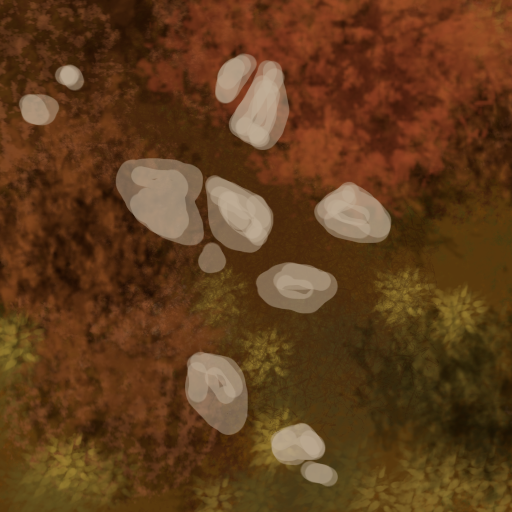
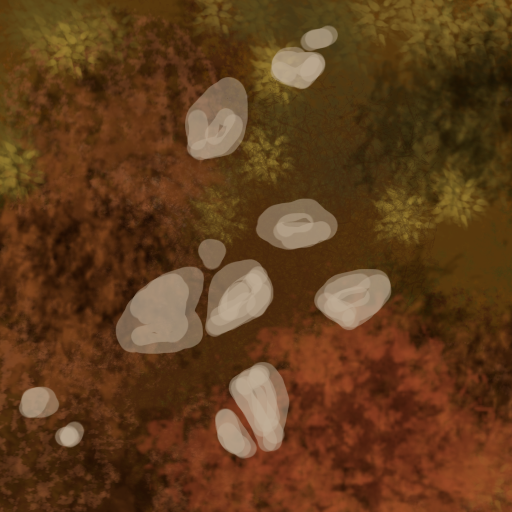
Revision of a layered (512, 512) image; what changed, layer by layer:
painted on "rubble" over [18, 25, 392, 487]
painted on "background" over [0, 0, 512, 512]
